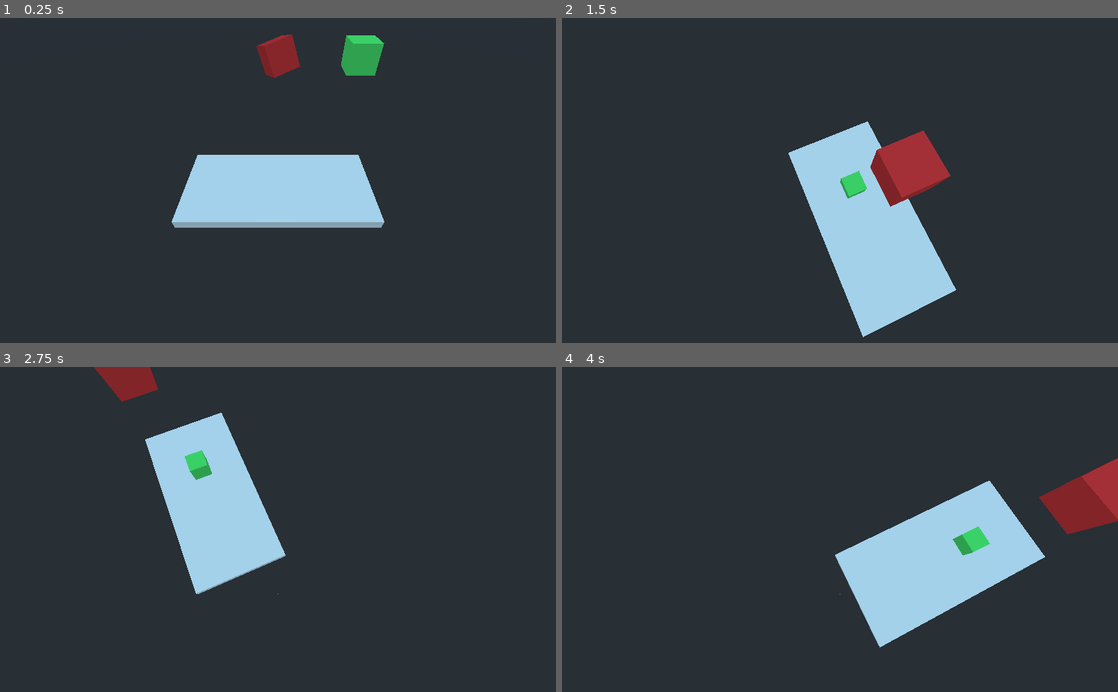
Above: before the commit, frames 1-4 (two rows, left to right).
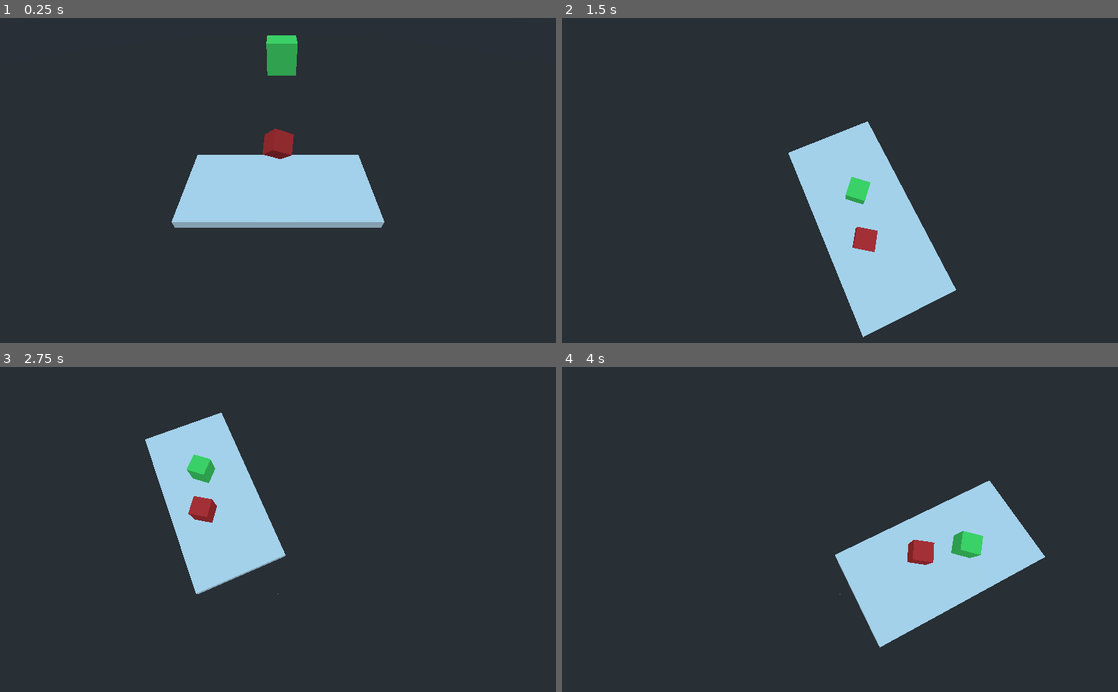
Above: after the commit, the same moments.

Repository: drwhut/tabletop-club
Game: Godot game, scene res://Room.tscn
Two runs of this game, one before a commit and one after it. Both use one fixed random seed, a clock stepped at 60 frames per second and the inputs below.
Inputs (mouse positions are in pixels of both pictures, inside the frame that each line leads up to):
- Up to frame 1 (0.25 s): no input
- Up to frame 2 (1.5 s): move the mouse to (962, 164) at 0.52 s; hold D (game_right) 0.53-1.28 s; hold Right mouse button (game_rotate) 0.53-1.28 s; click (962, 164) at 0.67 s; move the mouse to (728, 196) at 1.27 s; hold S (game_down) from 1.28 s (still down); right-click (728, 196) at 1.35 s; click (728, 196) at 1.42 s
- Up to frame 3 (2.75 s): move the mouse to (333, 458) at 2.02 s; release S (game_down) at 2.03 s; hold D (game_right) from 2.03 s (still down); hold Right mouse button (game_rotate) from 2.03 s (still down); click (333, 458) at 2.17 s
- Up to frame 4 (4 s): move the mouse to (812, 594) at 2.77 s; release D (game_right) at 2.78 s; release Right mouse button (game_rotate) at 2.78 s; hold W (game_up) 2.78-3.53 s; right-click (812, 594) at 2.85 s; click (812, 594) at 2.92 s; move the mouse to (1006, 578) at 3.52 s; hold A (game_left) from 3.53 s (still down); hold Right mouse button (game_rotate) from 3.53 s (still down); click (1006, 578) at 3.67 s

The runs differ from the first frame. In frame 1, 2.0% of the frame differs, in the area x 46-70%, y 5-44%; in frame 2, 2.5%; in frame 3, 1.3%; in frame 4, 2.6%, in the area x 62-100%, y 27-61%.

Commit message:
Added the ability to grab and move pieces.

Diff:
--- a/game/CameraController.gd
+++ b/game/CameraController.gd
@@ -23,9 +23,11 @@
 
 onready var _camera = $Camera
 
+const HOVER_Y_LEVEL = 1.0
 const MOVEMENT_ACCEL = 0.1
 const MOVEMENT_DECEL = 0.3
 const MOVEMENT_MAX_SPEED = 3.0
+const RAY_LENGTH = 1000
 const ROTATION_SENSITIVITY = -0.01
 const ROTATION_Y_MAX = -0.1
 const ROTATION_Y_MIN = -1.3
@@ -33,10 +35,26 @@
 const ZOOM_DISTANCE_MIN = 0.1
 const ZOOM_DISTANCE_MAX = 10.0
 
-var _last_non_zero_movement_dir: Vector3
-var _movement_dir: Vector3
+var _grab_piece_screen_position = null
+var _last_non_zero_movement_dir = Vector3()
+var _movement_dir = Vector3()
 var _movement_speed = 0.0
-var _rotation: Vector2
+var _piece_grabbed: Piece = null
+var _rotation = Vector2()
+
+func _calculate_hover_position(mouse_position: Vector2) -> Vector3:
+	# Get vectors representing a raycast from the camera.
+	var from = _camera.project_ray_origin(mouse_position)
+	var to = from + _camera.project_ray_normal(mouse_position) * RAY_LENGTH
+
+	# Figure out at which point along this line the piece should hover at,
+	# given we want it to hover at a particular Y-level.
+	var lambda = (HOVER_Y_LEVEL - from.y) / (to.y - from.y)
+
+	var x = from.x + lambda * (to.x - from.x)
+	var z = from.z + lambda * (to.z - from.z)
+
+	return Vector3(x, HOVER_Y_LEVEL, z)
 
 func _ready():
 
@@ -47,6 +65,24 @@
 func _physics_process(delta):
 	_process_input(delta)
 	_process_movement(delta)
+
+	if _grab_piece_screen_position:
+
+		# Perform a raycast out into the world from the camera.
+		var from = _camera.project_ray_origin(_grab_piece_screen_position)
+		var to = from + _camera.project_ray_normal(_grab_piece_screen_position) * RAY_LENGTH
+
+		var space_state = get_world().direct_space_state
+		var result = space_state.intersect_ray(from, to)
+		# Was the thing that collided a game piece? If so, we should grab it.
+		if result.has("collider"):
+			if result.collider is Piece:
+				_piece_grabbed = result.collider
+				_piece_grabbed.start_hovering()
+				_piece_grabbed.hover_position = _calculate_hover_position(_grab_piece_screen_position)
+
+		# Set back to null so we don't do the same calculation the next frame.
+		_grab_piece_screen_position = null
 
 func _process_input(delta):
 
@@ -96,40 +132,70 @@
 func _process_movement(delta):
 	# A global translation, as we want to move on the plane parallel to the
 	# table, regardless of the direction we are facing.
+	var old_translation = translation
 	translation += _last_non_zero_movement_dir * _movement_speed * delta
 
+	# If we ended up moving, and we are hovering a piece, move the pieces
+	# hover position.
+	if translation != old_translation and _piece_grabbed:
+		var mouse_position = get_viewport().get_mouse_position()
+		_piece_grabbed.hover_position = _calculate_hover_position(mouse_position)
+
 func _unhandled_input(event):
-	if event is InputEventMouseButton and event.is_pressed():
-
-		# Zooming the camera in and away from the controller.
-		# TODO: Implement smooth zooming.
-		var offset = 0
-
-		if event.button_index == BUTTON_WHEEL_UP:
-			offset = -ZOOM_AMOUNT
-		elif event.button_index == BUTTON_WHEEL_DOWN:
-			offset = ZOOM_AMOUNT
-
-		var distance = _camera.translation.z
-
-		if distance + offset > ZOOM_DISTANCE_MAX:
-			offset = ZOOM_DISTANCE_MAX - distance
-		if distance + offset < ZOOM_DISTANCE_MIN:
-			offset = ZOOM_DISTANCE_MIN - distance
-
-		_camera.translate(Vector3(0, 0, offset))
-
-	elif event is InputEventMouseMotion and Input.is_action_pressed("game_rotate"):
-
-		# Rotating the controller-camera system to get the camera to rotate
-		# around a point, where the controller is.
-		_rotation.x += event.relative.x * ROTATION_SENSITIVITY
-		_rotation.y += event.relative.y * ROTATION_SENSITIVITY
-
-		# Bound the rotation along the X axis.
-		_rotation.y = max(_rotation.y, ROTATION_Y_MIN)
-		_rotation.y = min(_rotation.y, ROTATION_Y_MAX)
-
-		transform.basis = Basis()
-		rotate_x(_rotation.y)
-		rotate_y(_rotation.x)
+	if event is InputEventMouseButton:
+
+		if event.button_index == BUTTON_LEFT:
+			if event.is_pressed():
+				_grab_piece_screen_position = event.position
+			elif _piece_grabbed:
+				_piece_grabbed.stop_hovering()
+				_piece_grabbed = null
+
+		elif event.is_pressed() and (event.button_index == BUTTON_WHEEL_UP or
+			event.button_index == BUTTON_WHEEL_DOWN):
+
+			# Zooming the camera in and away from the controller.
+			# TODO: Implement smooth zooming.
+			var offset = 0
+
+			if event.button_index == BUTTON_WHEEL_UP:
+				offset = -ZOOM_AMOUNT
+			else:
+				offset = ZOOM_AMOUNT
+
+			var distance = _camera.translation.z
+
+			if distance + offset > ZOOM_DISTANCE_MAX:
+				offset = ZOOM_DISTANCE_MAX - distance
+			if distance + offset < ZOOM_DISTANCE_MIN:
+				offset = ZOOM_DISTANCE_MIN - distance
+
+			_camera.translate(Vector3(0, 0, offset))
+
+			get_tree().set_input_as_handled()
+
+	elif event is InputEventMouseMotion:
+
+		if _piece_grabbed:
+
+			# Set the hover position of the piece based on where the mouse is
+			# pointed, such that it is hovering at a particular Y-level in
+			# front of the mouse.
+			_piece_grabbed.hover_position = _calculate_hover_position(event.position)
+
+		elif Input.is_action_pressed("game_rotate"):
+
+			# Rotating the controller-camera system to get the camera to rotate
+			# around a point, where the controller is.
+			_rotation.x += event.relative.x * ROTATION_SENSITIVITY
+			_rotation.y += event.relative.y * ROTATION_SENSITIVITY
+
+			# Bound the rotation along the X axis.
+			_rotation.y = max(_rotation.y, ROTATION_Y_MIN)
+			_rotation.y = min(_rotation.y, ROTATION_Y_MAX)
+
+			transform.basis = Basis()
+			rotate_x(_rotation.y)
+			rotate_y(_rotation.x)
+
+			get_tree().set_input_as_handled()
--- a/game/Piece.gd
+++ b/game/Piece.gd
@@ -26,19 +26,32 @@
 const LINEAR_FORCE_SCALAR  = 5.0
 const ANGULAR_FORCE_SCALAR = 5.0
 
+var hover_position = Vector3()
+
+var _is_hovering = false
+
+func start_hovering():
+	_is_hovering = true
+	custom_integrator = true
+
+func stop_hovering():
+	_is_hovering = false
+	custom_integrator = false
+
+func is_hovering():
+	return _is_hovering
+
 func _integrate_forces(state):
-	# Force the piece to the given location.
-	state.apply_central_impulse(Vector3(0, LINEAR_FORCE_SCALAR * (3 - translation.y), 0))
-	# Stops linear harmonic motion.
-	state.apply_central_impulse(-linear_velocity * mass)
+	if _is_hovering:
+		# Force the piece to the given location.
+		state.apply_central_impulse(LINEAR_FORCE_SCALAR * (hover_position - translation))
+		# Stops linear harmonic motion.
+		state.apply_central_impulse(-linear_velocity * mass)
 
-	# TODO: Are the following cross products worth optimising?
+		# TODO: Are the following cross products worth optimising?
 
-	# Torque the piece to the upright position on two axes.
-	state.add_torque(ANGULAR_FORCE_SCALAR * (Vector3.UP - transform.basis.y).cross(transform.basis.y))
-	state.add_torque(ANGULAR_FORCE_SCALAR * (Vector3.FORWARD - transform.basis.z).cross(transform.basis.z))
-	# Stops angular harmonic motion.
-	state.add_torque(-angular_velocity)
-
-func _ready():
-	custom_integrator = true
+		# Torque the piece to the upright position on two axes.
+		state.add_torque(ANGULAR_FORCE_SCALAR * (Vector3.UP - transform.basis.y).cross(transform.basis.y))
+		state.add_torque(ANGULAR_FORCE_SCALAR * (Vector3.FORWARD - transform.basis.z).cross(transform.basis.z))
+		# Stops angular harmonic motion.
+		state.add_torque(-angular_velocity)
--- a/game/Room.tscn
+++ b/game/Room.tscn
@@ -34,7 +34,7 @@
 transform = Transform( -0.0963797, -0.852564, -0.513659, -0.573318, 0.469405, -0.67154, 0.813645, 0.229767, -0.534031, 0, 1.19229, 0 )
 
 [node name="RigidBody" type="RigidBody" parent="."]
-transform = Transform( 1, 0, 0, 0, 1, 0, 0, 0, 1, 1.15527, 2.72278, 0 )
+transform = Transform( 1, 0, 0, 0, 1, 0, 0, 0, 1, 0.0511662, 2.72278, 0 )
 
 [node name="CollisionShape" type="CollisionShape" parent="RigidBody"]
 transform = Transform( 0.2, 0, 0, 0, 0.2, 0, 0, 0, 0.2, 0, 0, 0 )
